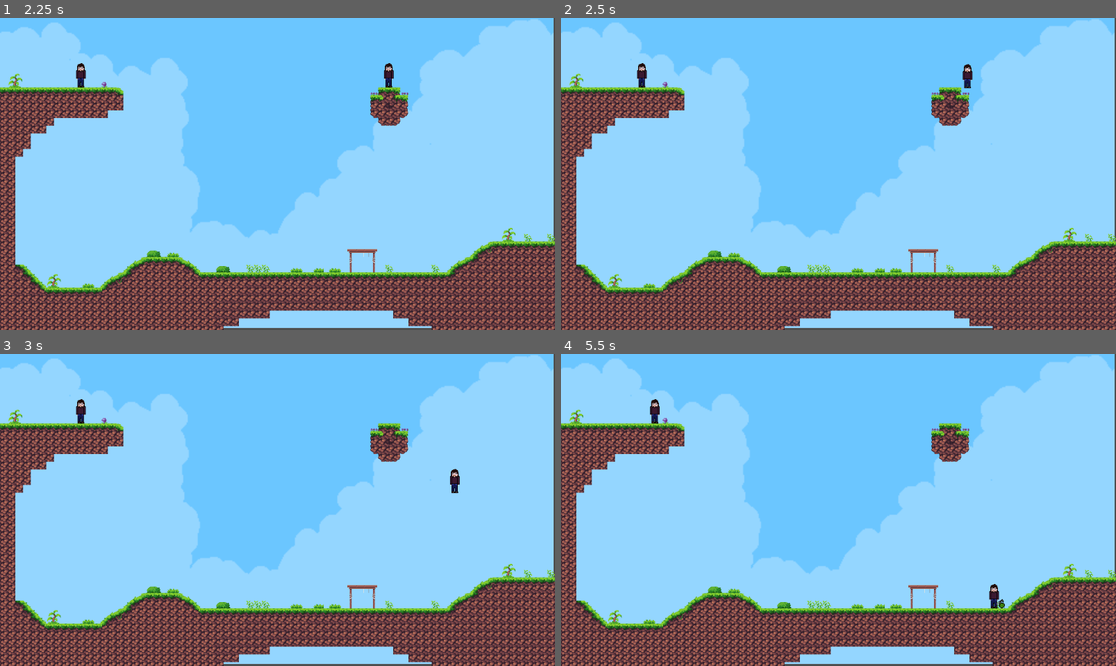
Above: before the commit, frames 1-4 (two rows, left to right).
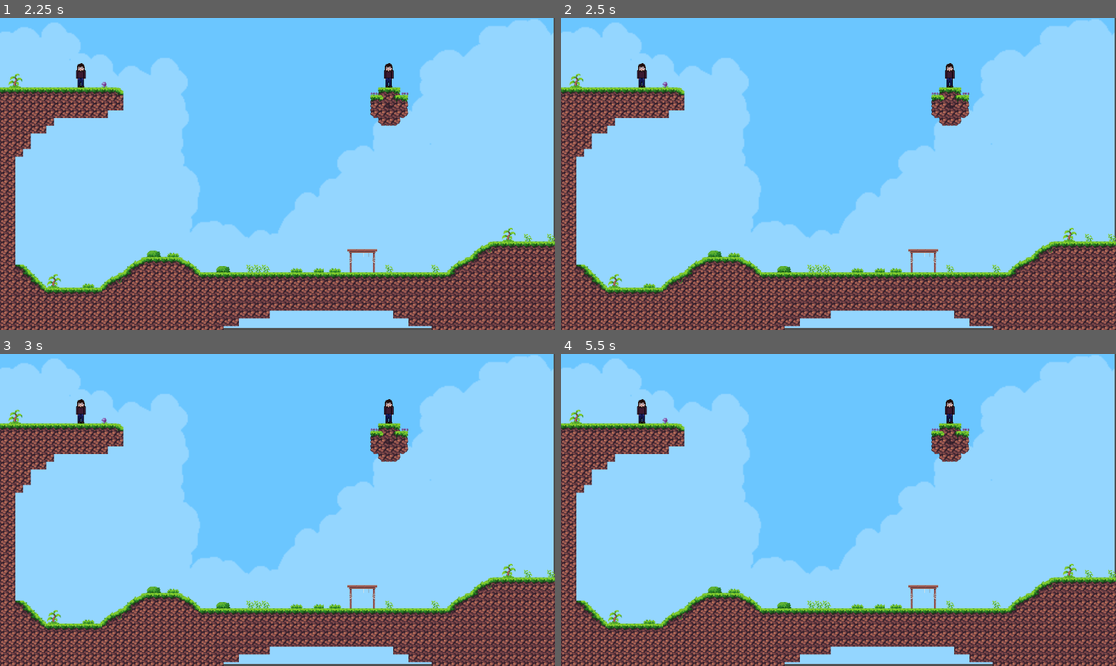
Above: after the commit, the same moments.

Repository: Francisco-Galea/Wild-Ones
Game: Godot game, scene res://Menu/MainScene/MainScene.tscn
Same seed, same stepped clock (60 frames per second), same inputs: the game is played once before the commit and once after it. Sound files missing from this copy of the repository are replaced by a short silence.
Inputs (mouse positions are in pixels of both pictures, inside the frame that each line leads up to):
- Up to frame 1 (2.25 s): click "Jugar" at 0.5 s; click "2 jugadores" at 1.25 s; tap Enter at 2 s; move the mouse to (399, 158) at 2.02 s; hold D (move_right) from 2.03 s (still down); click (399, 158) at 2.1 s
- Up to frame 2 (2.5 s): keep holding D (move_right); tap W (jump) at 2.27 s
- Up to frame 3 (3 s): keep holding D (move_right); move the mouse to (166, 525) at 2.77 s; tap 1 (switch_weapon_1) at 2.85 s
- Up to frame 4 (5.5 s): tap W (jump) at 3.02, 4.52, 5.27 s; move the mouse to (894, 441) at 3.52 s; release D (move_right) at 3.53 s; hold A (move_left) 3.53-4.28 s; tap 2 (switch_weapon_2) at 3.6 s; move the mouse to (810, 572) at 4.27 s; hold D (move_right) from 4.28 s (still down); click (810, 572) at 4.35 s; move the mouse to (1005, 556) at 5.02 s; tap 1 (switch_weapon_1) at 5.1 s

Frame 1 is identical in both runs. In frame 2, 0.2% of the frame differs, in the area x 69-75%, y 14-23%; in frame 3, 0.2%; in frame 4, 0.5%, in the area x 13-80%, y 14-82%.

Commit message:
Implemented drop weapon system

Diff:
--- /dev/null
+++ b/Director/DropManager/DropManager.gd
@@ -0,0 +1,33 @@
+extends Node2D
+
+var weapon_box_scene = preload("res://Drops/WeaponBox.tscn")
+var drop_points: Array[Node] = []
+var drop_timer: Timer
+
+func _ready():
+	for child in get_children():
+		if child is Marker2D:
+			drop_points.append(child)
+
+	drop_timer = Timer.new()
+	add_child(drop_timer)
+	drop_timer.connect("timeout", Callable(self, "_on_drop_timer_timeout"))
+	drop_timer.set_wait_time(20)
+	drop_timer.set_one_shot(false)
+	drop_timer.start()
+
+func _on_drop_timer_timeout():
+	spawn_weapon_box()
+
+func spawn_weapon_box():
+	if drop_points.is_empty():
+		return
+
+	var random_point = drop_points[randi() % drop_points.size()]
+	var weapon_box = weapon_box_scene.instantiate()
+	weapon_box.position = random_point.position
+	weapon_box.connect("weapon_collected", Callable(self, "_on_weapon_collected"))
+	add_child(weapon_box)
+
+func _on_weapon_collected(weapon_strategy):
+	pass
--- /dev/null
+++ b/Director/DropManager/DropManager.tscn
@@ -0,0 +1,6 @@
+[gd_scene load_steps=2 format=3 uid="uid://c1f3noymy01w8"]
+
+[ext_resource type="Script" path="res://Director/DropManager/DropManager.gd" id="1_4ruvp"]
+
+[node name="DropManager" type="Node2D"]
+script = ExtResource("1_4ruvp")
--- a/Director/GameManager/GameManager.gd
+++ b/Director/GameManager/GameManager.gd
@@ -9,12 +9,19 @@
 var spawn_manager: SpawnManager
 @onready var turn_timer: Timer = $TurnTimer
 @onready var grace_period_timer: Timer = $GracePeriodTimer
-
+var drop_manager_scene: PackedScene = preload("res://Director/DropManager/DropManager.tscn")
+var drop_manager: Node2D
 
 func _ready():
 	create_world()
 	create_players()
 	initialize_turn_system()
+	if drop_manager_scene != null:
+		drop_manager = drop_manager_scene.instantiate()
+		add_child(drop_manager)
+		print("pinga")
+	else:
+		print("Error: No se pudo precargar la escena DropManager.")
 
 func set_player_count(count: int):
 	player_count = count
--- a/Director/GameManager/GameManager.tscn
+++ b/Director/GameManager/GameManager.tscn
@@ -6,10 +6,11 @@
 script = ExtResource("1_svk51")
 
 [node name="TurnTimer" type="Timer" parent="."]
-wait_time = 10.0
+wait_time = 15.0
 one_shot = true
 
 [node name="GracePeriodTimer" type="Timer" parent="."]
+wait_time = 5.0
 one_shot = true
 
 [connection signal="timeout" from="TurnTimer" to="." method="_on_turn_timer_timeout"]
--- a/World/TileMap.gd
+++ b/Director/TerrainDestroyer/TileMap.gd
@@ -1,6 +1,5 @@
-# TileMap.gd
 extends TileMap
 
 func destroy_tile(global_position: Vector2):
 	var tile_pos = local_to_map(to_local(global_position))
-	set_cell(0, tile_pos, -1)  # -1 elimina la celda
+	set_cell(0, tile_pos, -1)
--- /dev/null
+++ b/Drops/WeaponBox.gd
@@ -0,0 +1,23 @@
+extends Area2D
+
+signal weapon_collected(weapon_strategy)
+
+var fall_speed: float = 100.0
+var is_on_ground: bool = false
+var weapons = [
+	preload("res://Weapons/Rasengan/RasenganStrategy.gd"),
+	preload("res://Weapons/Grenade/GrenadeStrategy.gd")
+]
+
+func _physics_process(delta):
+	if not is_on_ground:
+		position.y += fall_speed * delta
+
+func _on_body_entered(body):
+	if body.is_in_group("Players"):
+		var random_weapon = weapons[randi() % weapons.size()].new()
+		emit_signal("weapon_collected", random_weapon)
+		queue_free()
+	if not is_on_ground:
+		is_on_ground = true
+		position.y = position.y
--- /dev/null
+++ b/Drops/WeaponBox.tscn
@@ -0,0 +1,22 @@
+[gd_scene load_steps=4 format=3 uid="uid://b81cnq50w8gd3"]
+
+[ext_resource type="Script" path="res://Drops/WeaponBox.gd" id="1_3ajak"]
+[ext_resource type="Texture2D" uid="uid://cfncsqpwfee5o" path="res://IdeasFuture/Images/drop.png" id="1_vibee"]
+
+[sub_resource type="RectangleShape2D" id="RectangleShape2D_uvdj0"]
+size = Vector2(5, 5.33333)
+
+[node name="WeaponBox" type="Area2D"]
+script = ExtResource("1_3ajak")
+
+[node name="Sprite2D" type="Sprite2D" parent="."]
+scale = Vector2(0.5, 0.5)
+texture = ExtResource("1_vibee")
+
+[node name="CollisionShape2D" type="CollisionShape2D" parent="."]
+texture_filter = 1
+position = Vector2(0, 8)
+scale = Vector2(3, 3)
+shape = SubResource("RectangleShape2D_uvdj0")
+
+[connection signal="body_entered" from="." to="." method="_on_body_entered"]
--- a/Player/Player.gd
+++ b/Player/Player.gd
@@ -77,3 +77,7 @@
 	set_physics_process(false)
 	queue_free()
 	get_parent().player_died(self)
+
+func collect_weapon(weapon_strategy):
+	weapons.append(weapon_strategy)
+	print(name + " collected " + weapon_strategy.get_name())
--- a/Weapons/Grenade/GrenadeStrategy.gd
+++ b/Weapons/Grenade/GrenadeStrategy.gd
@@ -14,4 +14,4 @@
 	return 40
 
 func get_projectile_speed() -> float:
-	return 350.0
+	return 600.0
--- a/Weapons/Rasengan/RasenganStrategy.gd
+++ b/Weapons/Rasengan/RasenganStrategy.gd
@@ -14,4 +14,4 @@
 	return 100
 
 func get_projectile_speed() -> float:
-	return 500
+	return 800
--- a/World/World.tscn
+++ b/World/World.tscn
@@ -1,9 +1,10 @@
-[gd_scene load_steps=7 format=3 uid="uid://ekix6tcrqknp"]
+[gd_scene load_steps=8 format=3 uid="uid://ekix6tcrqknp"]
 
 [ext_resource type="Texture2D" uid="uid://ca6kh3168y55f" path="res://World/TileMap/sprite/Assets.png" id="1_0o7eb"]
-[ext_resource type="Script" path="res://World/TileMap.gd" id="2_3rfgi"]
-[ext_resource type="Script" path="res://World/SpawnManager.gd" id="2_wvvif"]
+[ext_resource type="Script" path="res://Director/TerrainDestroyer/TileMap.gd" id="2_yem0e"]
+[ext_resource type="Script" path="res://Director/SpawnManager/SpawnManager.gd" id="3_dwlq3"]
 [ext_resource type="Texture2D" uid="uid://thqtchw48r8e" path="res://World/TileMap/sprite/Background_2.png" id="3_yqm17"]
+[ext_resource type="Script" path="res://Director/DropManager/DropManager.gd" id="5_gdohi"]
 
 [sub_resource type="TileSetAtlasSource" id="TileSetAtlasSource_d3r2h"]
 texture = ExtResource("1_0o7eb")
@@ -1063,11 +1064,11 @@
 tile_set = SubResource("TileSet_wxcro")
 format = 2
 layer_0/tile_data = PackedInt32Array(2293767, 589824, 0, 2293768, 589824, 0, 2293769, 589824, 0, 2293770, 589824, 0, 22 …(17822 unchanged characters)…
-script = ExtResource("2_3rfgi")
+script = ExtResource("2_yem0e")
 metadata/_edit_lock_ = true
 
 [node name="SpawnPoints" type="Node2D" parent="."]
-script = ExtResource("2_wvvif")
+script = ExtResource("3_dwlq3")
 
 [node name="SpawnPoint1" type="Marker2D" parent="SpawnPoints"]
 position = Vector2(752, 512)
@@ -1094,3 +1095,21 @@
 scale = Vector2(2.31653, 2.36765)
 texture = ExtResource("3_yqm17")
 metadata/_edit_lock_ = true
+
+[node name="DropPoints" type="Node2D" parent="."]
+script = ExtResource("5_gdohi")
+
+[node name="DropPoint1" type="Marker2D" parent="DropPoints"]
+position = Vector2(811, -2)
+
+[node name="DropPoint2" type="Marker2D" parent="DropPoints"]
+position = Vector2(581, -2)
+
+[node name="DropPoint3" type="Marker2D" parent="DropPoints"]
+position = Vector2(1065, -3)
+
+[node name="DropPoint4" type="Marker2D" parent="DropPoints"]
+position = Vector2(342, 1)
+
+[node name="DropPoint5" type="Marker2D" parent="DropPoints"]
+position = Vector2(132, -1)
Renamed: World/SpawnManager.gd -> Director/SpawnManager/SpawnManager.gd
